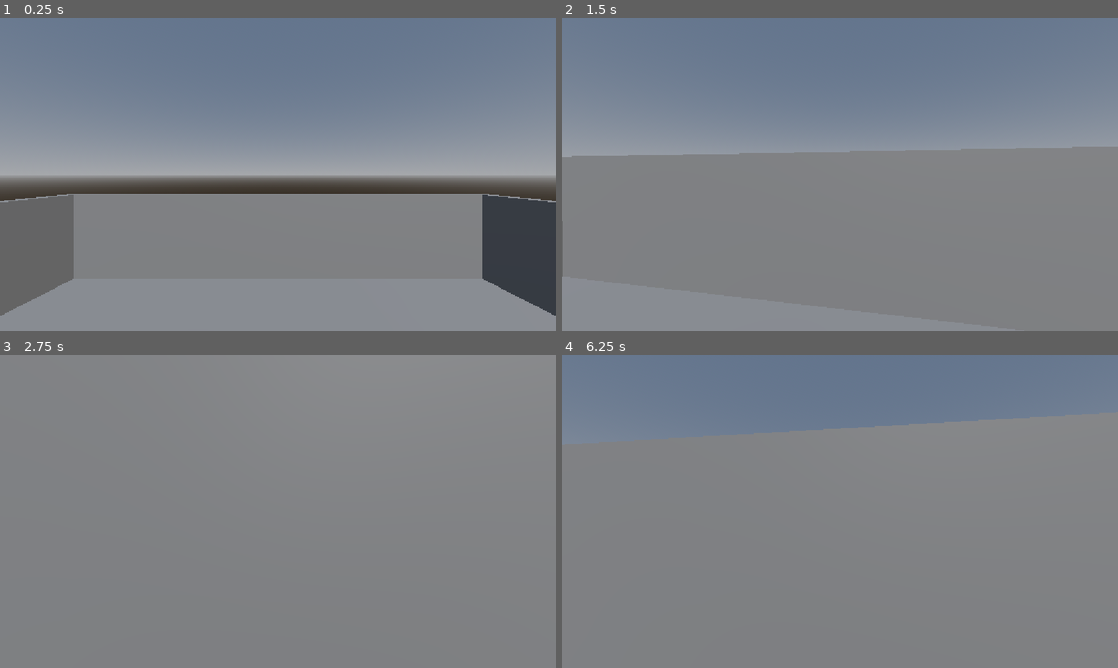
Above: before the commit, frames 1-4 (two rows, left to right).
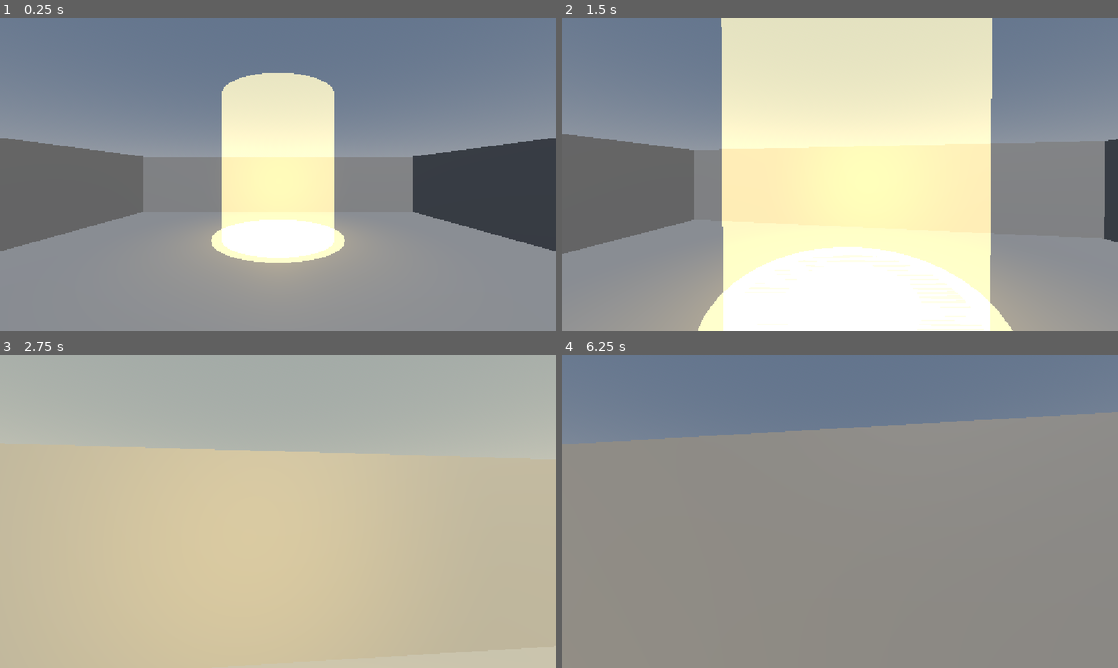
Above: after the commit, the same moments.

Repository: chrislogann/test-world
Game: Godot game, scene res://Main.tscn
Same seed, same stepped clock (60 frames per second), same inputs: the game is played once before the commit and once after it.
Inputs (mouse positions are in pixels of both pictures, inside the frame that each line leads up to):
- Up to frame 1 (0.25 s): no input
- Up to frame 2 (1.5 s): tap Enter (ui_accept) at 0.5 s; move the mouse to (867, 174) at 0.52 s; hold W (move_forward) from 0.53 s (still down); click (867, 174) at 0.67 s; tap Space (jump) at 0.77 s; move the mouse to (812, 174) at 1.27 s
- Up to frame 3 (2.75 s): keep holding W (move_forward); tap Space (jump) at 1.52 s; move the mouse to (289, 505) at 2.02 s
- Up to frame 4 (6.25 s): move the mouse to (834, 517) at 2.77 s; click (834, 517) at 2.92 s; tap Space (jump) at 3.02, 3.77, 4.52, 6.02 s; move the mouse to (878, 514) at 3.52 s; tap Enter (ui_accept) at 4.25, 5.75 s; move the mouse to (795, 508) at 4.27 s; move the mouse to (845, 511) at 5.02 s; click (845, 511) at 5.17 s; move the mouse to (817, 505) at 5.77 s; release W (move_forward) at 5.78 s; hold D (move_right) from 5.78 s (still down)

The runs differ from the first frame. In frame 1, 32% of the frame differs, in the area x 0-100%, y 17-96%; in frame 2, 61%; in frame 3, 100%, in the area x 0-100%, y 0-100%; in frame 4, less than 0.1%.

Commit message:
Add luminous holy aura with celestial pillar of light, consecrated rings, and pulse animation to Sector Alpha

Diff:
--- a/Main.gd
+++ b/Main.gd
@@ -6,11 +6,24 @@
 @onready var player_node: CharacterBody3D = $Player
 @onready var spawned_objects_container: Node3D = $SpawnedObjects
 @onready var world_env: WorldEnvironment = $WorldEnvironment
+@onready var aura_light: OmniLight3D = $SectorAlphaTrigger/AuraLight
+@onready var aura_pillar: CSGCylinder3D = $SectorAlphaTrigger/PillarOfLight
+@onready var aura_ring: CSGCylinder3D = $SectorAlphaTrigger/SanctifiedRing
 
 const OVERSEER_URL = "http://127.0.0.1:8000/event"
 
 func _ready() -> void:
 	http_request.request_completed.connect(_on_overseer_response)
+	start_holy_aura_animation()
+
+func start_holy_aura_animation() -> void:
+	if aura_light != null:
+		var pulse := create_tween().set_loops()
+		pulse.tween_property(aura_light, "light_energy", 4.8, 2.0).set_trans(Tween.TRANS_SINE)
+		pulse.tween_property(aura_light, "light_energy", 2.2, 2.0).set_trans(Tween.TRANS_SINE)
+	if aura_ring != null:
+		var rot := create_tween().set_loops()
+		rot.tween_property(aura_ring, "rotation_degrees:y", 360.0, 16.0).as_relative()
 
 func send_event_to_overseer(event_name: String, details: Dictionary) -> void:
 	var payload := {
@@ -266,6 +279,10 @@
 func _on_sector_alpha_trigger_body_entered(body: Node3D) -> void:
 	if body.is_in_group("Player") or body.name == "Player":
 		print("The mortal sets foot in the sacred sanctuary...")
+		if aura_light != null:
+			var flare := create_tween()
+			flare.tween_property(aura_light, "light_energy", 8.0, 0.25).set_trans(Tween.TRANS_EXPO)
+			flare.tween_property(aura_light, "light_energy", 3.5, 1.2).set_trans(Tween.TRANS_SINE)
 		send_event_to_overseer("mortal_enters_sanctuary", {
 			"location": "Eden Sanctuary (Sector Alpha)",
 			"subject": "Mortal Adam",
--- a/Main.tscn
+++ b/Main.tscn
@@ -14,6 +14,19 @@
 ambient_light_source = 3
 
 [sub_resource type="BoxShape3D" id="BoxShape3D_0xm2m"]
+
+[sub_resource type="StandardMaterial3D" id="StandardMaterial3D_aura"]
+transparency = 1
+blend_mode = 1
+cull_mode = 2
+shading_mode = 0
+albedo_color = Color(1, 0.85, 0.4, 0.25)
+
+[sub_resource type="StandardMaterial3D" id="StandardMaterial3D_ring"]
+transparency = 1
+blend_mode = 1
+shading_mode = 0
+albedo_color = Color(1, 0.8, 0.3, 0.7)
 
 [node name="Main" type="Node3D" unique_id=1214621733]
 script = ExtResource("1_uu6xs")
@@ -50,13 +63,42 @@
 size = Vector3(0.5, 4, 20)
 
 [node name="SectorAlphaTrigger" type="Area3D" parent="." unique_id=1421842895]
+transform = Transform3D(1, 0, 0, 0, 1, 0, 0, 0, 1, 0, 0, -4)
 
 [node name="CollisionShape3D" type="CollisionShape3D" parent="SectorAlphaTrigger" unique_id=2061239130]
-transform = Transform3D(6, 0, 0, 0, 6, 0, 0, 0, 6, 0, 0, 0)
+transform = Transform3D(5, 0, 0, 0, 4, 0, 0, 0, 5, 0, 2, 0)
 shape = SubResource("BoxShape3D_0xm2m")
 
+[node name="AuraLight" type="OmniLight3D" parent="SectorAlphaTrigger" unique_id=910283741]
+transform = Transform3D(1, 0, 0, 0, 1, 0, 0, 0, 1, 0, 2, 0)
+light_color = Color(1, 0.85, 0.4, 1)
+light_energy = 3.5
+omni_range = 8.0
+omni_attenuation = 1.2
+
+[node name="PillarOfLight" type="CSGCylinder3D" parent="SectorAlphaTrigger" unique_id=827394102]
+transform = Transform3D(1, 0, 0, 0, 1, 0, 0, 0, 1, 0, 3, 0)
+radius = 2.4
+height = 6.0
+sides = 32
+material = SubResource("StandardMaterial3D_aura")
+
+[node name="SanctifiedRing" type="CSGCylinder3D" parent="SectorAlphaTrigger" unique_id=736481920]
+transform = Transform3D(1, 0, 0, 0, 1, 0, 0, 0, 1, 0, 0.05, 0)
+radius = 2.8
+height = 0.08
+sides = 32
+material = SubResource("StandardMaterial3D_ring")
+
+[node name="InnerRing" type="CSGCylinder3D" parent="SectorAlphaTrigger" unique_id=647382910]
+transform = Transform3D(1, 0, 0, 0, 1, 0, 0, 0, 1, 0, 0.08, 0)
+radius = 1.4
+height = 0.1
+sides = 32
+material = SubResource("StandardMaterial3D_ring")
+
 [node name="Player" parent="." unique_id=1657352487 instance=ExtResource("2_r0du0")]
-transform = Transform3D(1, 0, 0, 0, 1, 0, 0, 0, 1, 0, 3.6000001, 0)
+transform = Transform3D(1, 0, 0, 0, 1, 0, 0, 0, 1, 0, 1, 5)
 
 [node name="HTTPRequest" type="HTTPRequest" parent="." unique_id=1849204812]
 
